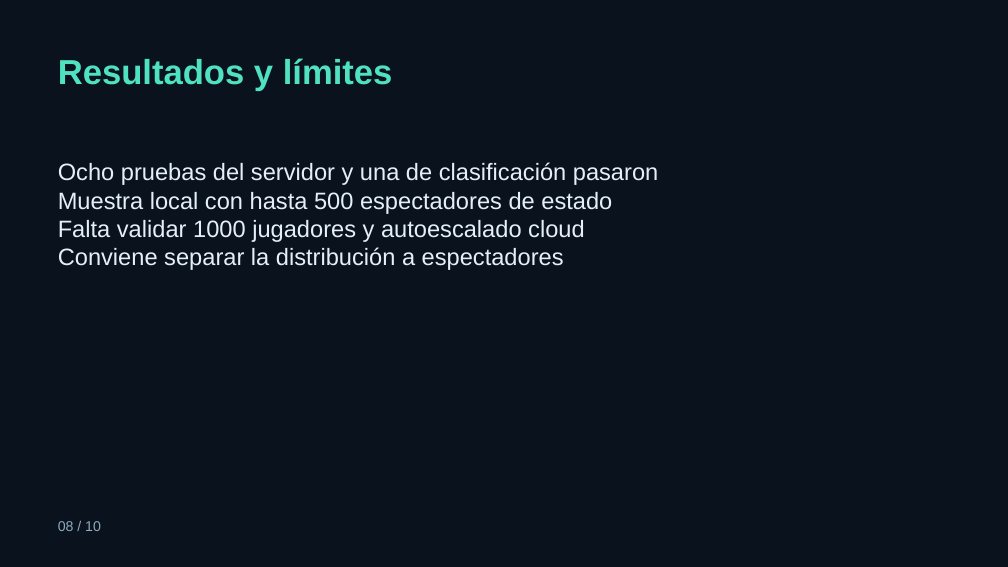
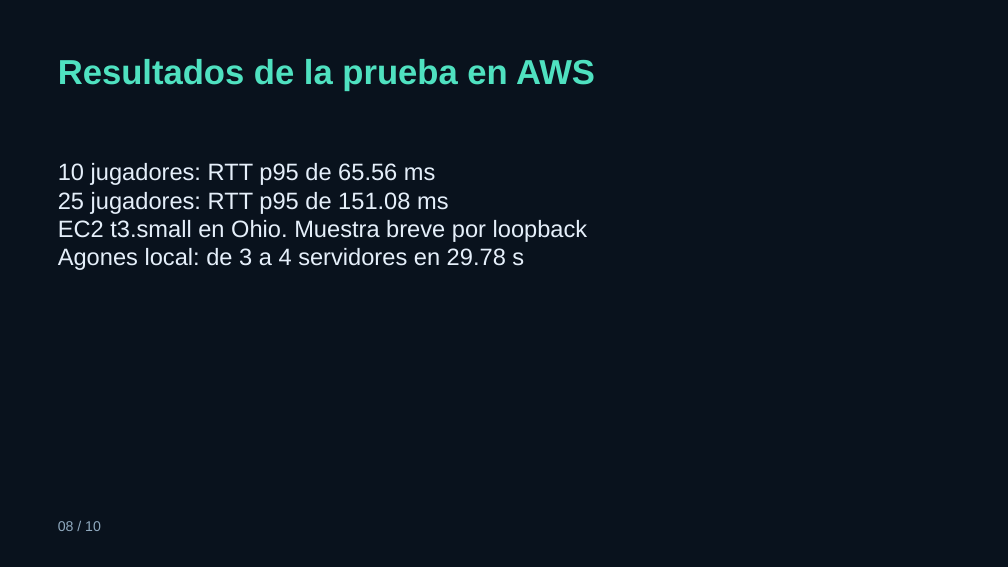
Before and after one commit to luishinojosacorona123-spec/bloques-arena, a slide deck: slide 8 of docs/Presentacion.pptx. Drawn at 1008x567 pixels with LibreOffice and Linux fonts; fonts in the diff are those of the drawing. Boxes give left, top, right and bottom in pixels: in the first picture for what was removed or moved away, otherwise in the second. Text is boxed around its words. In the diff, an @@ line names an element or a change of style, - is before the commit and + after.

Commit message:
Actualizar entrega con resultados medidos en AWS

```diff
--- a/docs/Presentacion.pptx
+++ b/docs/Presentacion.pptx
@@ text at [58, 59, 595, 91]: text changed @@
-Resultados y límites
+Resultados de la prueba en AWS
@@ text at [58, 163, 588, 270]: text changed @@
-Ocho pruebas del servidor y una de clasificación pasaron
-Muestra local con hasta 500 espectadores de estado
-Falta validar 1000 jugadores y autoescalado cloud
-Conviene separar la distribución a espectadores
+10 jugadores: RTT p95 de 65.56 ms
+25 jugadores: RTT p95 de 151.08 ms
+EC2 t3.small en Ohio. Muestra breve por loopback
+Agones local: de 3 a 4 servidores en 29.78 s
```
Also in this commit, not shown: 2 other slides changed, 4 other files.
